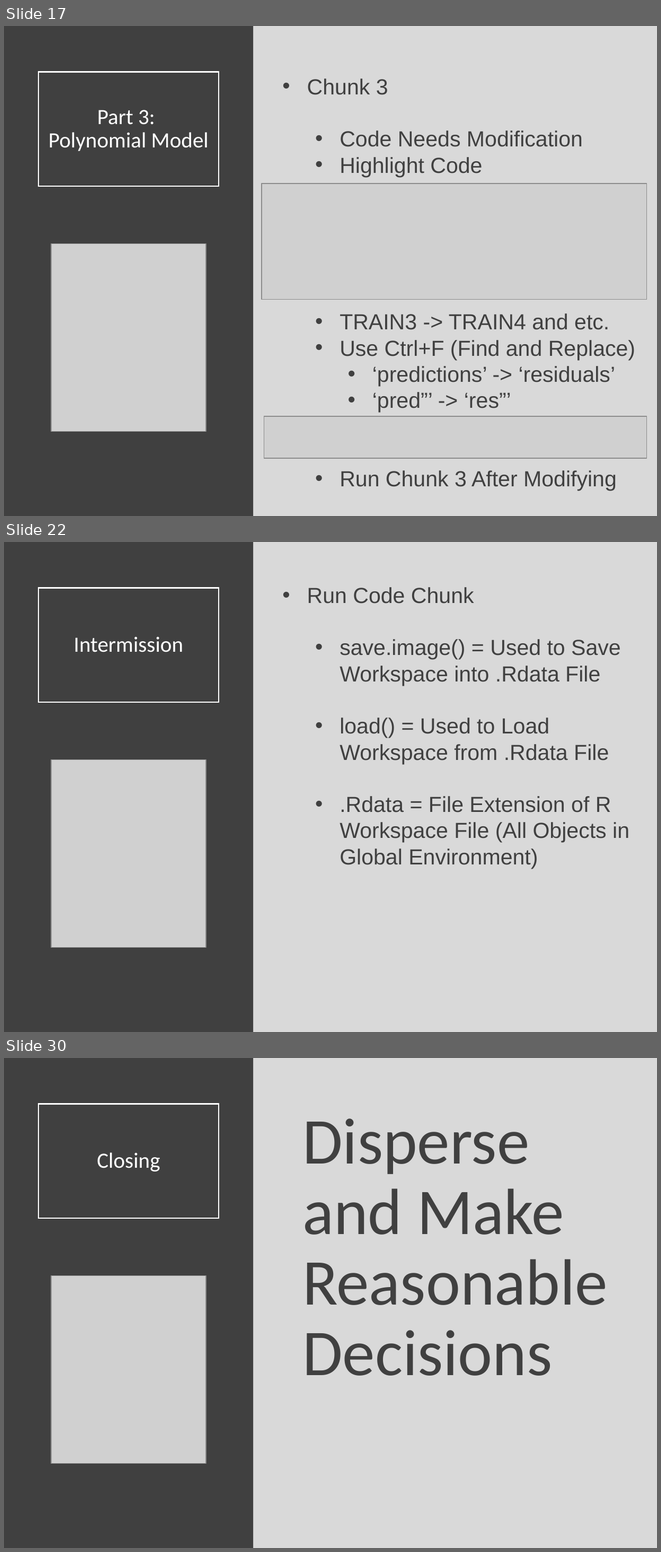
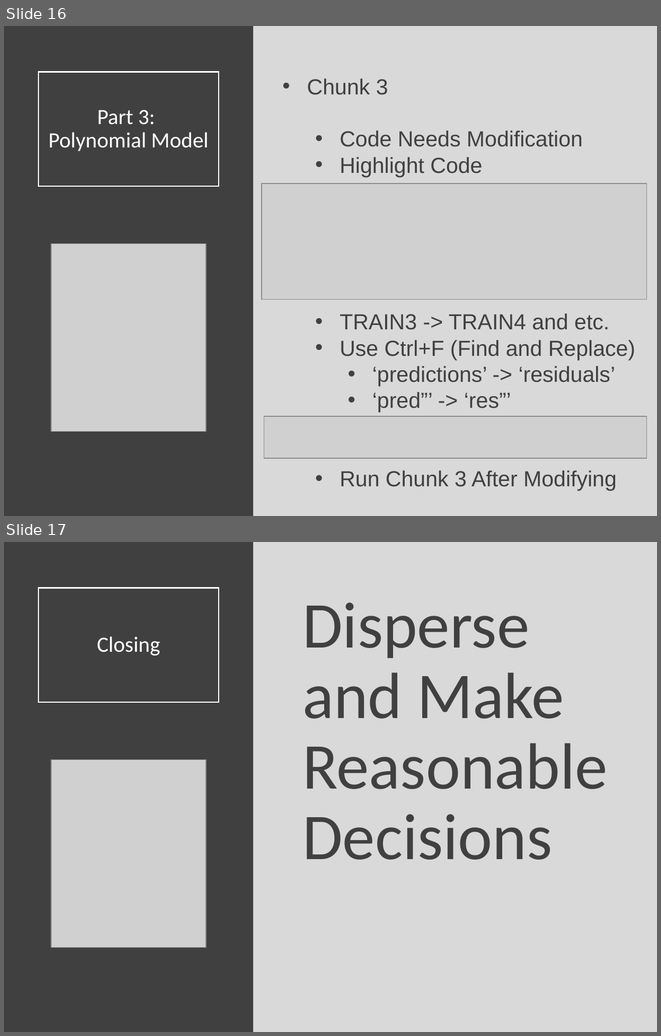
Before and after one commit to Yixf-Self/STOR320_WEBSITE, a slide deck: Lecture/Lecture 23/Lecture 23.pptx. Shown one above the other, each under a label of ours: slides 17, 22 and 30 before the commit, slides 16 and 17 after it; the slides between them are not shown. The pictures are 661x1552 and 661x1036 pixels, drawn with LibreOffice and Linux fonts; fonts in the diff are those of the drawing; grey boxes stand for pictures. Boxes give left, top, right and bottom in pixels: in the first picture for what was removed or moved away, otherwise in the second. Text is boxed around its words. In the diff, an @@ line names an element or a change of style, - is before the commit and + after.

Commit message:
Lecture 23 Update

```diff
--- a/Lecture/Lecture 23/Lecture 23.pptx
+++ b/Lecture/Lecture 23/Lecture 23.pptx
@@ slide 22 removed at box(4, 542, 657, 1032), background #D9D9D9 @@
@@ rectangle removed at box(4, 542, 254, 1032) @@
@@ title removed at box(38, 588, 219, 702) @@
-Intermission
@@ text removed at box(307, 587, 629, 868) @@
-• Run Code Chunk
-  • save.image() = Used to Save Workspace into .Rdata File
-  • load() = Used to Load Workspace from .Rdata File
-  • .Rdata = File Extension of R Workspace File (All Objects in Global Environment)
@@ picture removed at box(51, 759, 206, 947) @@
@@ what was slide 17 is now slide 16 @@
@@ what was slide 30 is now slide 17 @@
```
Also in this commit, not shown: 1 slide changed, 12 other slides removed, 8 other files.
